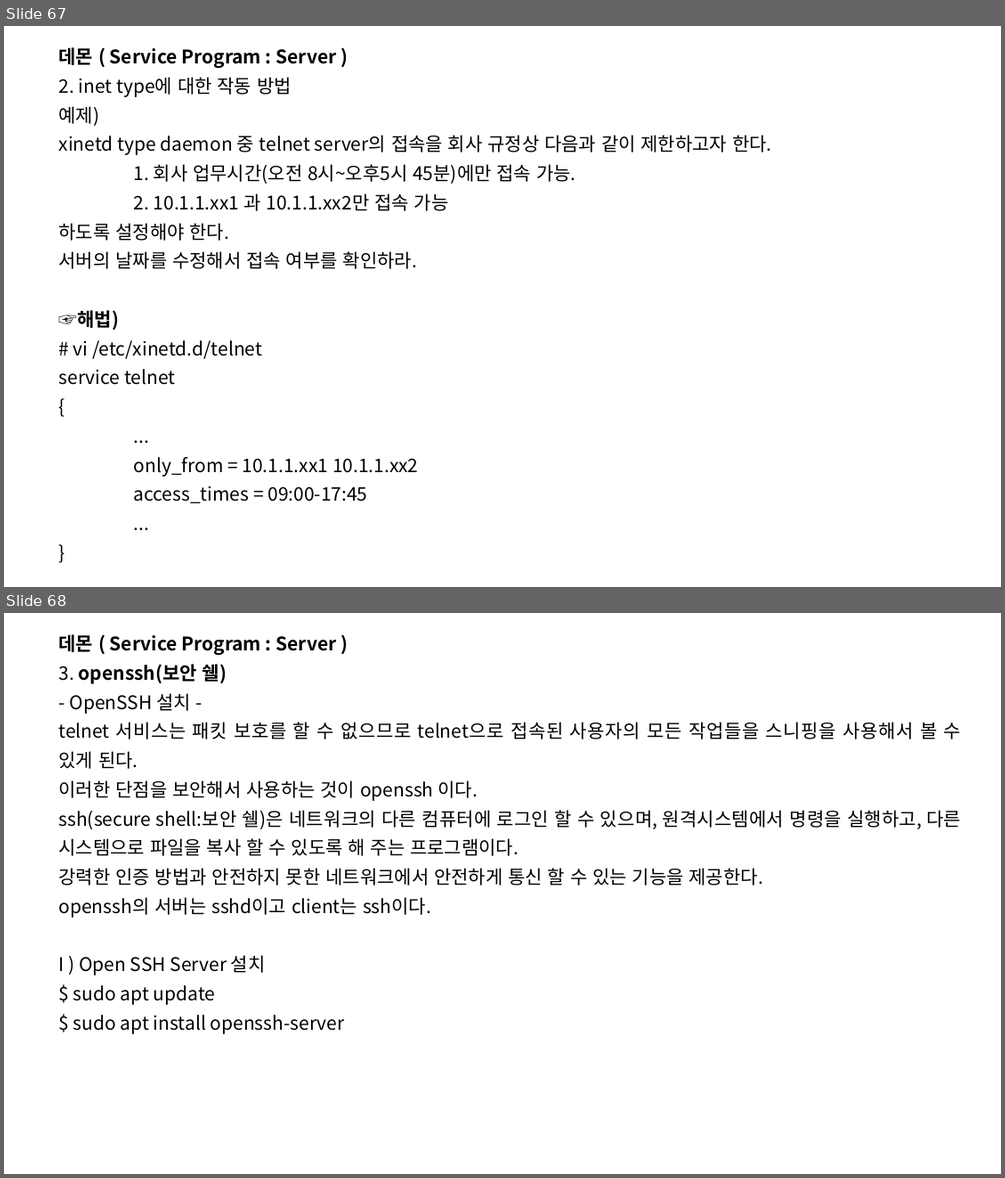
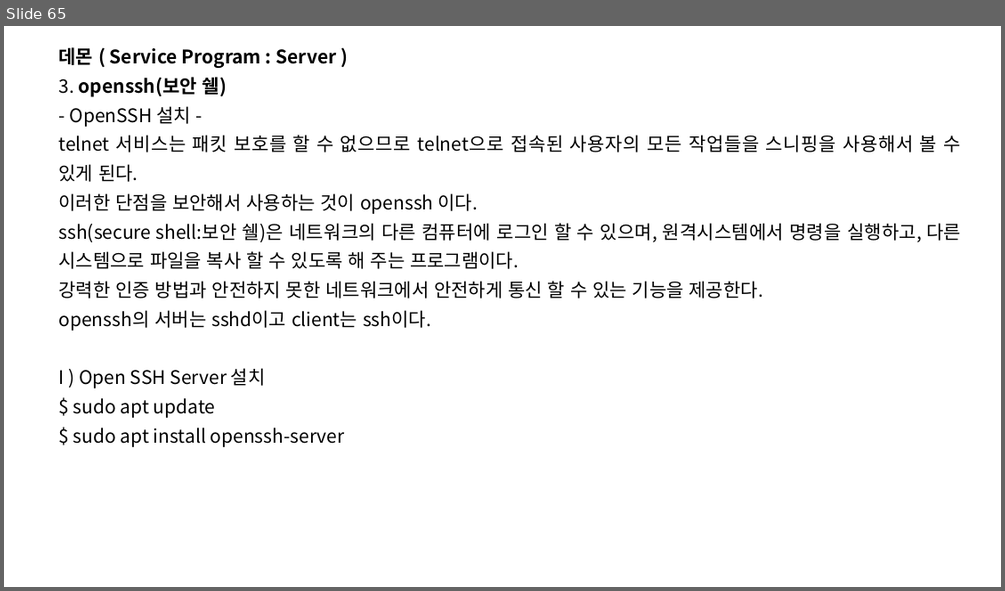
Before and after one commit to SoongMoo/PBL_3st_20231228, a slide deck: linux/리눅스.pptx. Shown one above the other, each under a label of ours: slides 67 and 68 before the commit, slide 65 after it. The pictures are 1005x1178 and 1005x591 pixels, drawn with LibreOffice and Linux fonts; fonts in the diff are those of the drawing. Boxes give left, top, right and bottom in pixels: in the first picture for what was removed or moved away, otherwise in the second. Text is boxed around its words. In the diff, an @@ line names an element or a change of style, - is before the commit and + after.

```diff
--- a/linux/리눅스.pptx
+++ b/linux/리눅스.pptx
@@ slide 67 removed at (4,26,1001,587), background #FFFFFF @@
@@ subtitle removed at (59,47,771,503) @@
-데몬 ( Service Program : Server )
-2. inet type에 대한 작동 방법
-예제)
-xinetd type daemon 중 telnet server의 접속을 회사 규정상 다음과 같이 제한하고자 한다.
-1. 회사 업무시간(오전 8시~오후5시 45분)에만 접속 가능.
-2. 10.1.1.xx1 과 10.1.1.xx2만 접속 가능
-하도록 설정해야 한다.
-서버의 날짜를 수정해서 접속 여부를 확인하라.
-☞해법)
-# vi /etc/xinetd.d/telnet
-service telnet
-{
-...
-only_from = 10.1.1.xx1 10.1.1.xx2
-access_times = 09:00-17:45
-...
-}
@@ what was slide 68 is now slide 65 @@
```
Also in this commit, not shown: 1 slide changed, 7 slides added, 3 other slides removed.
